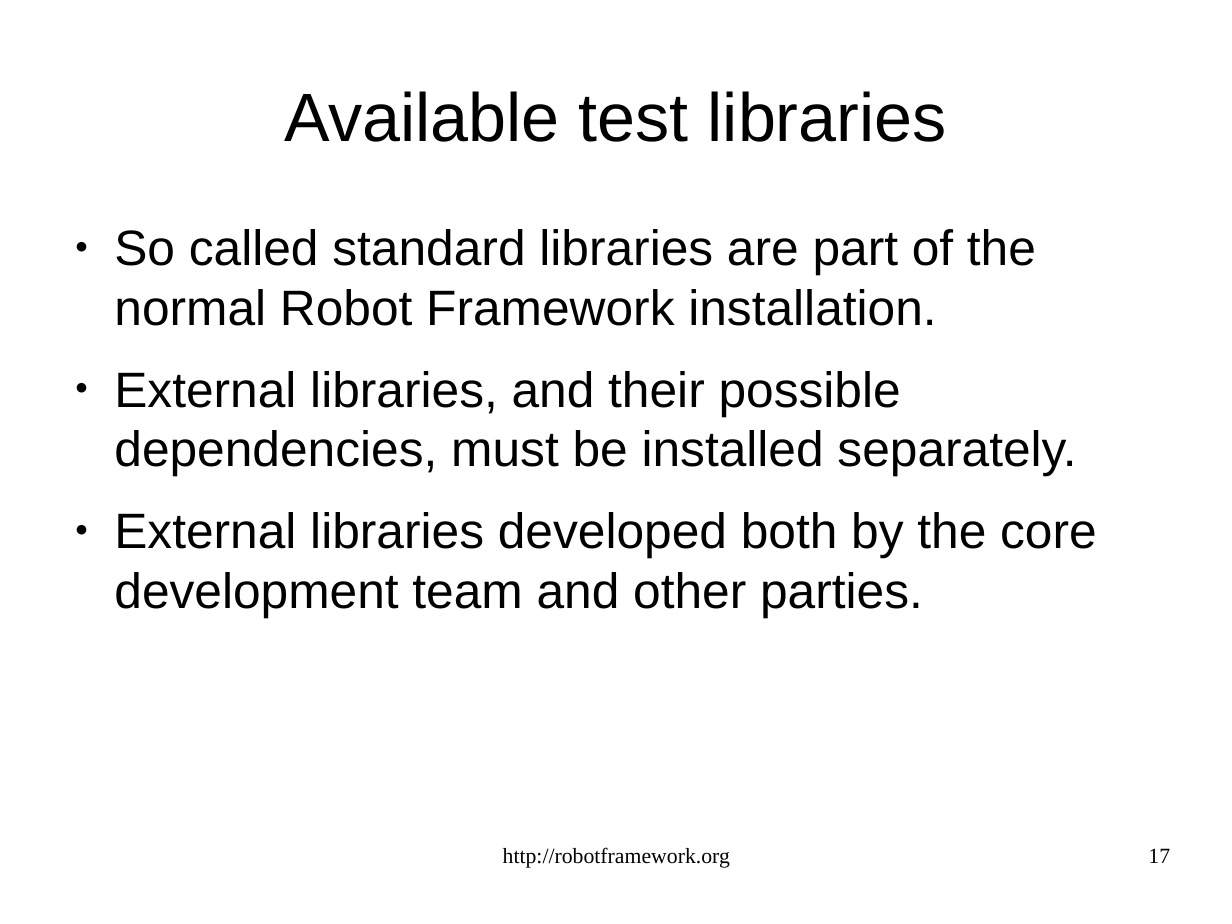
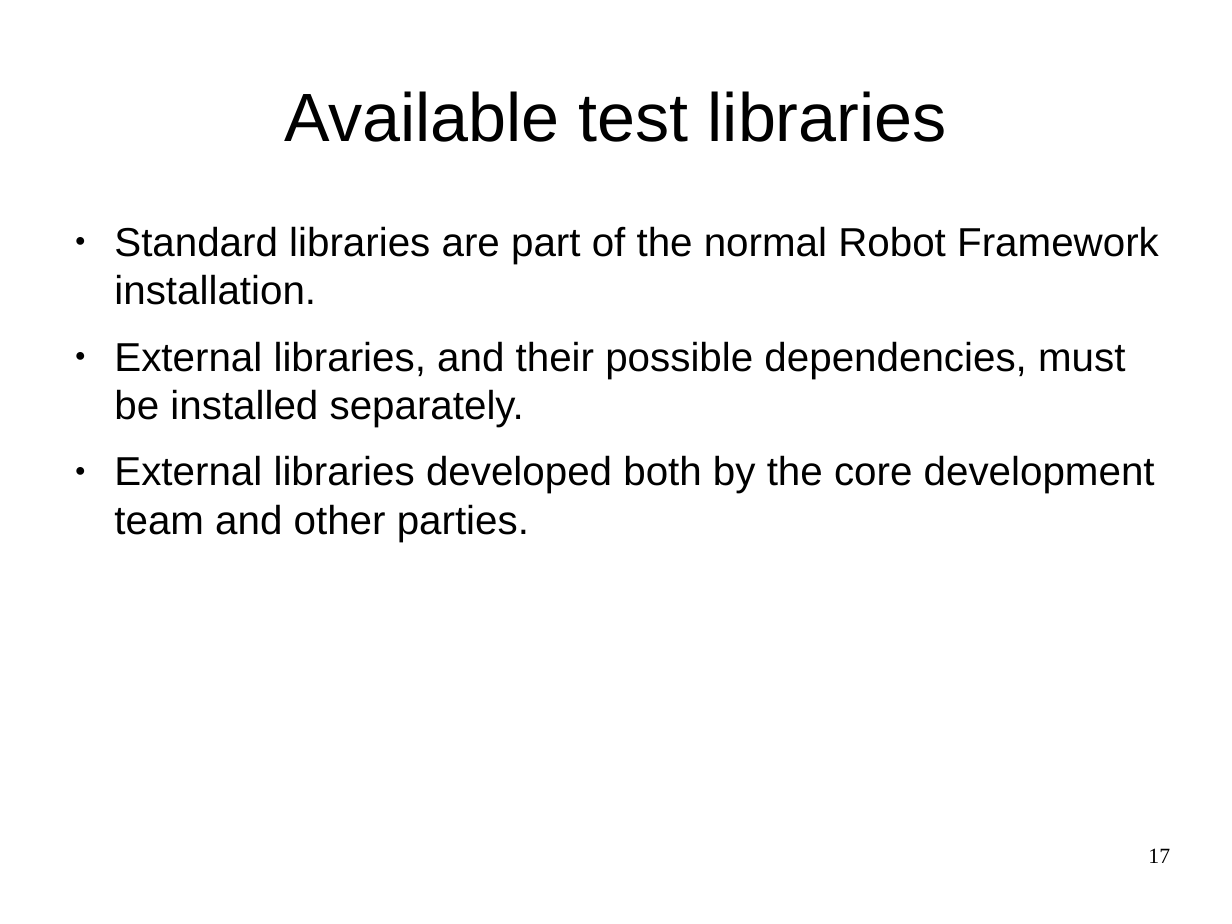
Before and after one commit to gdw2/robot-framework, a slide deck: slide 17 of proto/slides/demoslides.odp. Drawn at 1232x924 pixels with LibreOffice and Linux fonts; fonts in the diff are those of the drawing. Boxes give left, top, right and bottom in pixels: in the first picture for what was removed or moved away, otherwise in the second. Text is boxed around its words. In the diff, an @@ line names an element or a change of style, - is before the commit and + after.

```diff
--- a/proto/slides/demoslides.odp
+++ b/proto/slides/demoslides.odp
@@ text at (x1=114, y1=226, x2=1159, y2=305): text changed; size 32 to 26 pt @@
-● So called standard libraries are part of the normal Robot Framework installation.
+● Standard libraries are part of the normal Robot Framework installation.
@@ text at (x1=114, y1=341, x2=1155, y2=542): size 32 to 26 pt in "External libraries, and their possible dependencies, must ...", "External libraries developed both by the core ..."; less space between paragraphs @@
@@ text removed at (x1=503, y1=847, x2=730, y2=868) @@
-http://robotframework.org
```
Also in this commit, not shown: 25 other slides changed, 1 slide added, 1 slide removed.
